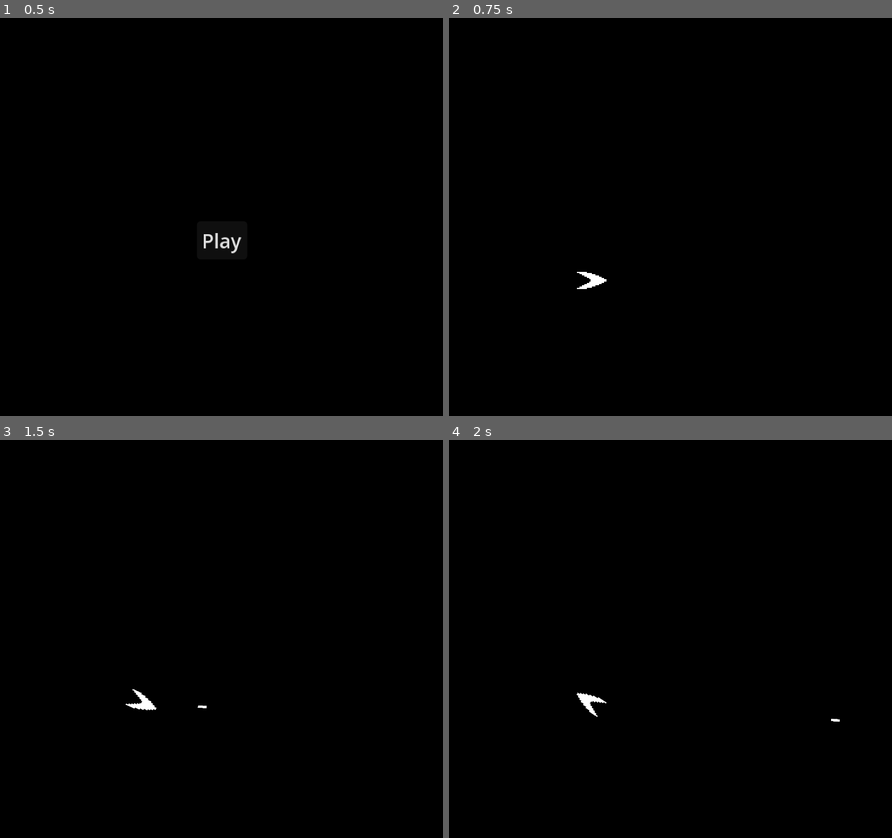
Above: before the commit, frames 1-4 (two rows, left to right).
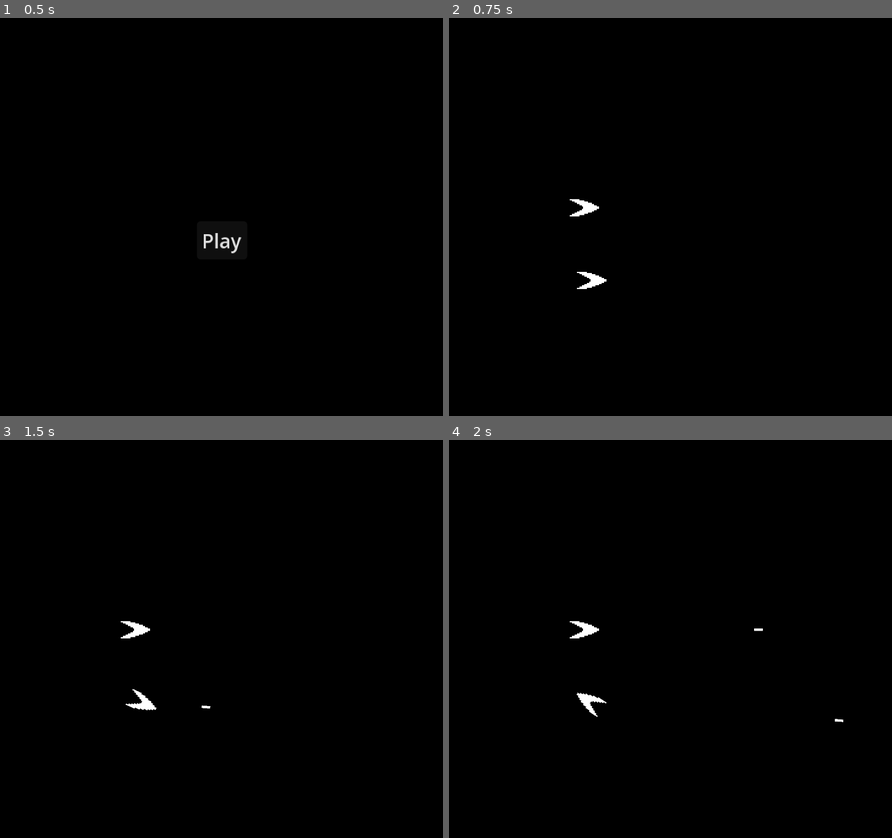
Above: after the commit, the same moments.

Repository: thelastbucuc/20-Games-Challenge-4-Spacewar
Game: Godot game, scene res://scenes/Menu/Menu.tscn
The game is run twice, just before and just after one commit, with the same random seed, the same clock (stepped at 60 frames per second) and the same inputs.
Inputs:
- Up to frame 1 (0.5 s): no input
- Up to frame 2 (0.75 s): click "Play" at 0.5 s
- Up to frame 3 (1.5 s): tap Enter at 1.25 s; hold D (turn_right) from 1.28 s (still down); tap Space (shoot) at 1.35 s
- Up to frame 4 (2 s): keep holding D (turn_right); tap Ctrl (shoot_2, bound only after the commit) at 1.55 s

Frame 1 is identical in both runs. In frame 2, 0.1% of the frame differs, in the area x 27-34%, y 45-50%; in frame 3, 0.2%; in frame 4, 0.2%, in the area x 27-89%, y 45-71%.

Commit message:
added bullet and player collisions

Diff:
--- a/project.godot
+++ b/project.godot
@@ -43,11 +43,6 @@
 "events": [Object(InputEventKey,"resource_local_to_scene":false,"resource_name":"","device":-1,"window_id":0,"alt_press …(192 unchanged characters)…
 ]
 }
-brake={
-"deadzone": 0.2,
-"events": [Object(InputEventKey,"resource_local_to_scene":false,"resource_name":"","device":-1,"window_id":0,"alt_pressed":false,"shift_pressed":false,"ctrl_pressed":false,"meta_pressed":false,"pressed":false,"keycode":0,"physical_keycode":83,"key_label":0,"unicode":115,"location":0,"echo":false,"script":null)
-]
-}
 turn_left={
 "deadzone": 0.2,
 "events": [Object(InputEventKey,"resource_local_to_scene":false,"resource_name":"","device":-1,"window_id":0,"alt_press …(191 unchanged characters)…
@@ -68,6 +63,26 @@
 "events": [Object(InputEventKey,"resource_local_to_scene":false,"resource_name":"","device":-1,"window_id":0,"alt_press …(191 unchanged characters)…
 ]
 }
+thrust_2={
+"deadzone": 0.2,
+"events": [Object(InputEventKey,"resource_local_to_scene":false,"resource_name":"","device":-1,"window_id":0,"alt_pressed":false,"shift_pressed":false,"ctrl_pressed":false,"meta_pressed":false,"pressed":false,"keycode":0,"physical_keycode":4194320,"key_label":0,"unicode":0,"location":0,"echo":false,"script":null)
+]
+}
+turn_left_2={
+"deadzone": 0.2,
+"events": [Object(InputEventKey,"resource_local_to_scene":false,"resource_name":"","device":-1,"window_id":0,"alt_pressed":false,"shift_pressed":false,"ctrl_pressed":false,"meta_pressed":false,"pressed":false,"keycode":0,"physical_keycode":4194319,"key_label":0,"unicode":0,"location":0,"echo":false,"script":null)
+]
+}
+turn_right_2={
+"deadzone": 0.2,
+"events": [Object(InputEventKey,"resource_local_to_scene":false,"resource_name":"","device":-1,"window_id":0,"alt_pressed":false,"shift_pressed":false,"ctrl_pressed":false,"meta_pressed":false,"pressed":false,"keycode":0,"physical_keycode":4194321,"key_label":0,"unicode":0,"location":0,"echo":false,"script":null)
+]
+}
+shoot_2={
+"deadzone": 0.2,
+"events": [Object(InputEventKey,"resource_local_to_scene":false,"resource_name":"","device":-1,"window_id":0,"alt_pressed":false,"shift_pressed":false,"ctrl_pressed":false,"meta_pressed":false,"pressed":false,"keycode":0,"physical_keycode":4194326,"key_label":0,"unicode":0,"location":0,"echo":false,"script":null)
+]
+}
 
 [layer_names]
 
--- a/scenes/Bullet/Bullet.gd
+++ b/scenes/Bullet/Bullet.gd
@@ -7,7 +7,9 @@
 
 # Called when the node enters the scene tree for the first time.
 func _ready() -> void:
-	pass
+	await get_tree().create_timer(0.05).timeout
+	set_deferred("monitorable", true)
+	set_deferred("monitoring", true)
 
 
 # Called every frame. 'delta' is the elapsed time since the previous frame.
@@ -15,10 +17,12 @@
 	position += delta * _dir * _speed
 
 
-func _on_area_entered(_area: Area2D) -> void:
+func _on_area_entered(area: Area2D) -> void:
+	if area.collision_layer == 2:
+		print("bullet died")
+	call_deferred("queue_free")
 	set_deferred("monitorable", false)
 	set_deferred("monitoring", false)
-	call_deferred("queue_free")
 
 
 func _on_visible_on_screen_notifier_2d_screen_exited() -> void:
--- a/scenes/Bullet/Bullet.tscn
+++ b/scenes/Bullet/Bullet.tscn
@@ -8,7 +8,7 @@
 
 [node name="Bullet" type="Area2D" unique_id=1177730088]
 collision_layer = 2
-collision_mask = 2
+collision_mask = 3
 monitoring = false
 monitorable = false
 script = ExtResource("1_q70rs")
--- a/scenes/Main/Main.tscn
+++ b/scenes/Main/Main.tscn
@@ -6,3 +6,7 @@
 
 [node name="Ship" parent="." unique_id=2013613228 instance=ExtResource("1_bvmdu")]
 position = Vector2(116, 213)
+
+[node name="Ship2" parent="." unique_id=301771927 instance=ExtResource("1_bvmdu")]
+position = Vector2(110, 154)
+player = 2
--- a/scenes/Ship/Ship.gd
+++ b/scenes/Ship/Ship.gd
@@ -2,6 +2,7 @@
 
 const BULLET: PackedScene = preload("uid://ct1df2lnrytx1")
 
+@export var player: int = 1
 @export var engine_power: float = 800
 @export var spin_power: float = 2000
 
@@ -27,11 +28,18 @@
 
 func get_input() -> void:
 	thrust = Vector2.ZERO
-	if Input.is_action_pressed("thrust"):
-		thrust = transform.x * engine_power
-	rotation_dir = Input.get_axis("turn_left", "turn_right")
-	if Input.is_action_just_pressed("shoot"):
-		shoot_bullet()
+	if player == 1:
+		if Input.is_action_pressed("thrust"):
+			thrust = transform.x * engine_power
+		rotation_dir = Input.get_axis("turn_left", "turn_right")
+		if Input.is_action_just_pressed("shoot"):
+			shoot_bullet()
+	elif player == 2:
+		if Input.is_action_pressed("thrust_2"):
+			thrust = transform.x * engine_power
+		rotation_dir = Input.get_axis("turn_left_2", "turn_right_2")
+		if Input.is_action_just_pressed("shoot_2"):
+			shoot_bullet()
 
 
 func _integrate_forces(state: PhysicsDirectBodyState2D) -> void:
@@ -53,13 +61,16 @@
 
 
 func die() -> void:
-	process_mode = Node.PROCESS_MODE_DISABLED
+	call_deferred("set_process_mode", false)
 	call_deferred("queue_free")
-	print("died")
 
 
-func _on_hitbox_area_entered(_area: Area2D) -> void:
+func _on_hitbox_area_entered(area: Area2D) -> void:
 	die()
+	if area.collision_layer == 1:
+		print("player%s died from crashing to another player" % str(player))
+	elif area.collision_layer == 2:
+		print("player%s died from bullet" % str(player))
 
 
 func _on_shoot_cooldown_timeout() -> void:
--- a/scenes/Ship/Ship.tscn
+++ b/scenes/Ship/Ship.tscn
@@ -26,8 +26,7 @@
 shape = SubResource("CapsuleShape2D_htg0i")
 
 [node name="Hitbox" type="Area2D" parent="." unique_id=1178952753]
-collision_layer = 2
-collision_mask = 2
+collision_mask = 3
 
 [node name="CollisionShape2D" type="CollisionShape2D" parent="Hitbox" unique_id=1834541577]
 position = Vector2(-1, 0)
@@ -35,7 +34,7 @@
 shape = SubResource("CapsuleShape2D_c0qqm")
 
 [node name="Point" type="Marker2D" parent="." unique_id=1743916214]
-position = Vector2(14, 0)
+position = Vector2(17, 0)
 
 [node name="ShootCooldown" type="Timer" parent="." unique_id=2006104067]
 wait_time = 0.4
